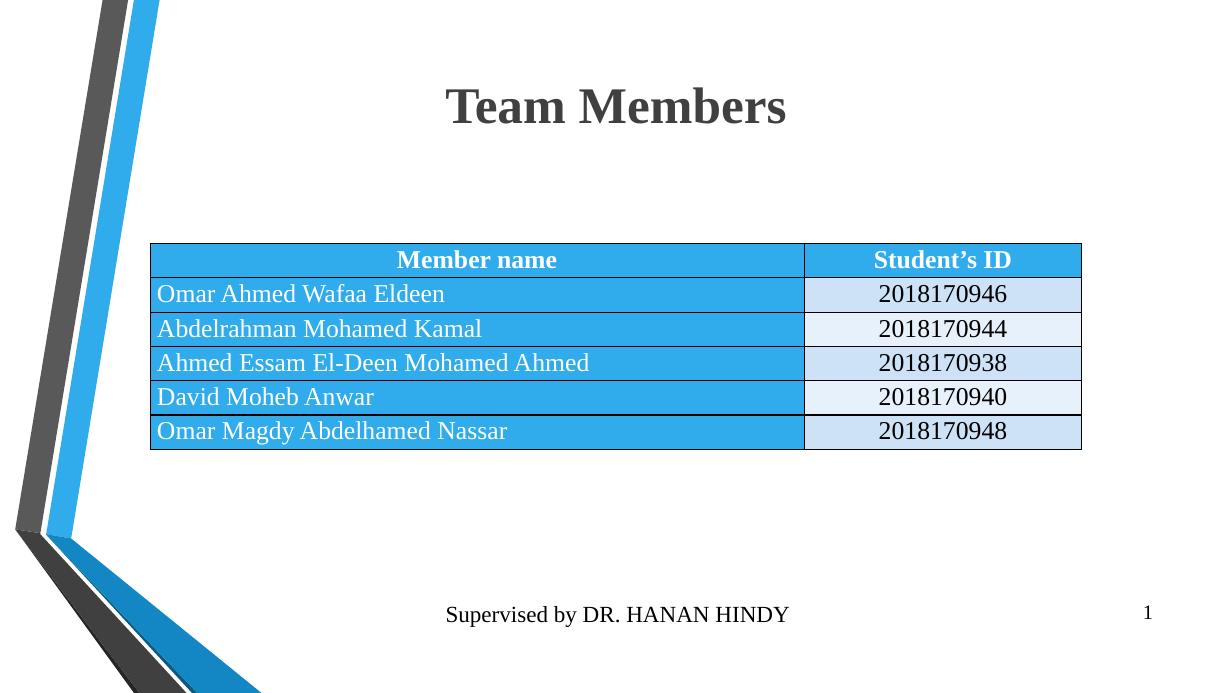
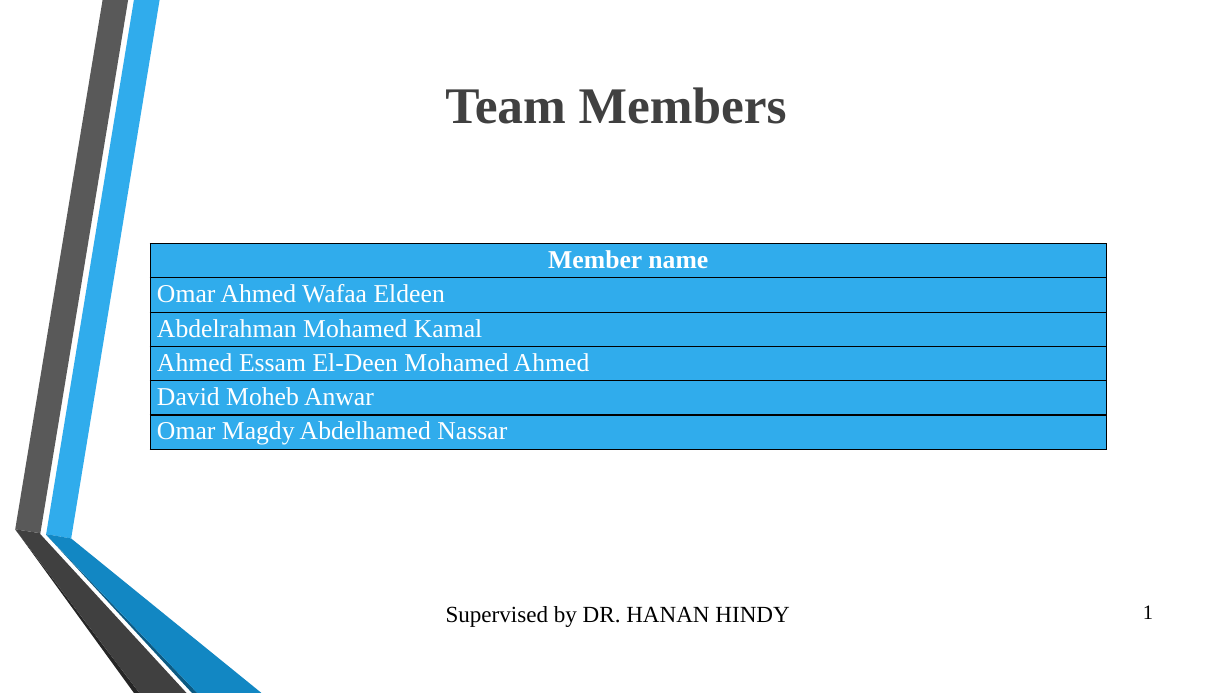
Before and after one commit to OmarSedkyUI/CyberLearningAdventureJunior, a slide deck: slide 2 of Graduation_Project_Presentation_FinalSeminar.pptx. Drawn at 1232x693 pixels with LibreOffice and Linux fonts; fonts in the diff are those of the drawing; background and template pictures are left out. Boxes give left, top, right and bottom in pixels: in the first picture for what was removed or moved away, otherwise in the second. Text is boxed around its words. In the diff, an @@ line names an element or a change of style, - is before the commit and + after.

```diff
--- a/Graduation_Project_Presentation_FinalSeminar.pptx
+++ b/Graduation_Project_Presentation_FinalSeminar.pptx
@@ table at bbox=[150, 244, 1106, 450] @@
-column 2: Student’s ID | 2018170946 | 2018170944 | 2018170938 | 2018170940 | 2018170948
@@ table: place and size @@
-table at bbox=[150, 244, 1082, 450]
+table at bbox=[150, 244, 1106, 450]
```
Also in this commit, not shown: 8 other slides changed, 1 slide added.
